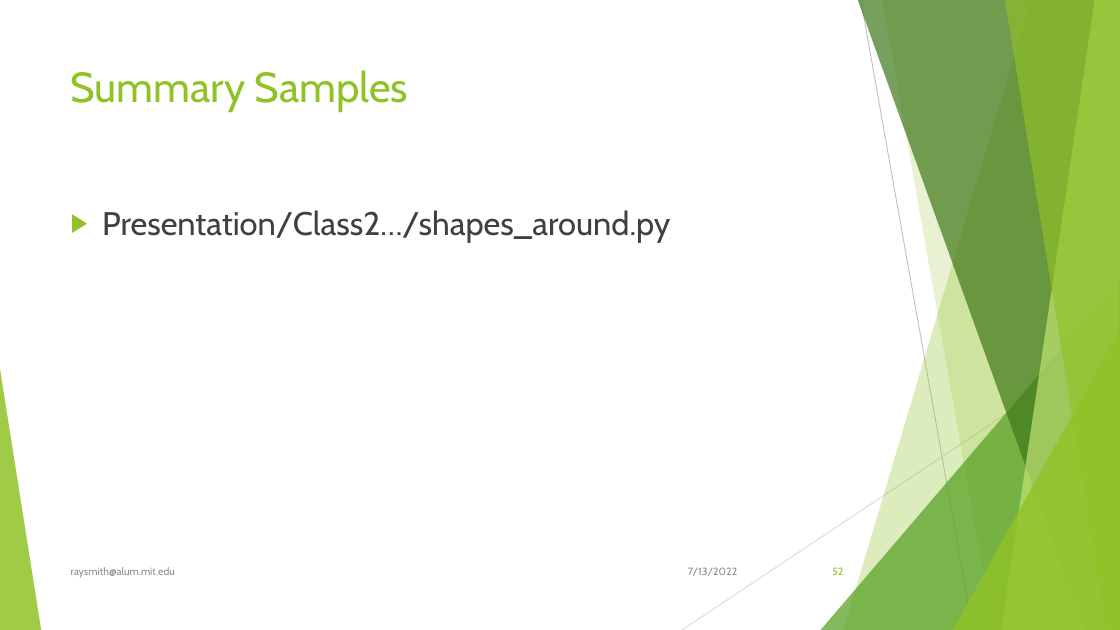
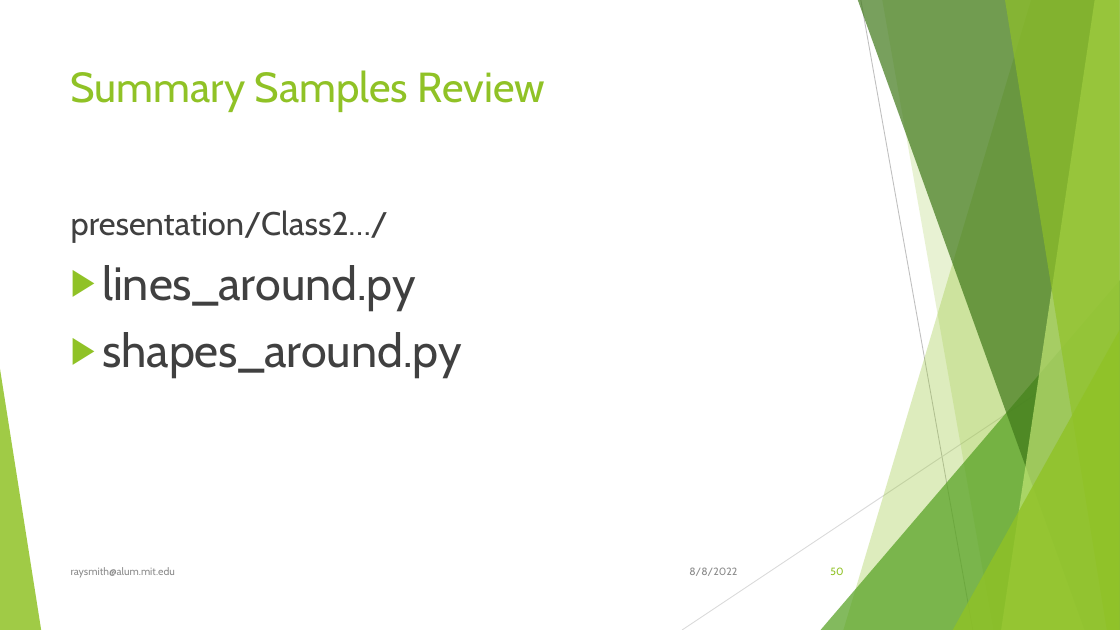
Before and after one commit to raysmith619/Introduction-To-Programming, a slide deck: slide 50 of presentation/Class_2_Ideas_Tools_Functions/Class2_Ideas_Tools_Functions.pptx (slide 52 before the commit). Drawn at 1120x630 pixels with LibreOffice and Linux fonts; fonts in the diff are those of the drawing. Boxes give left, top, right and bottom in pixels: in the first picture for what was removed or moved away, otherwise in the second. Text is boxed around its words. In the diff, an @@ line names an element or a change of style, - is before the commit and + after.

```diff
--- a/presentation/Class_2_Ideas_Tools_Functions/Class2_Ideas_Tools_Functions.pptx
+++ b/presentation/Class_2_Ideas_Tools_Functions/Class2_Ideas_Tools_Functions.pptx
@@ title at [71,70,545,112]: text changed @@
-Summary Samples
+Summary Samples Review
@@ text at [71,210,462,379]: text changed; size 28 to 40 pt @@
-▶ Presentation/Class2…/shapes_around.py
+presentation/Class2…/
+▶ lines_around.py
+▶ shapes_around.py
@@ text at [689,567,737,576]: text changed @@
-7/13/2022
+8/8/2022
@@ page number at [830,567,843,575]: text changed @@
-52
+50
```
Also in this commit, not shown: 50 other slides changed, 2 slides removed, 16 other files.
